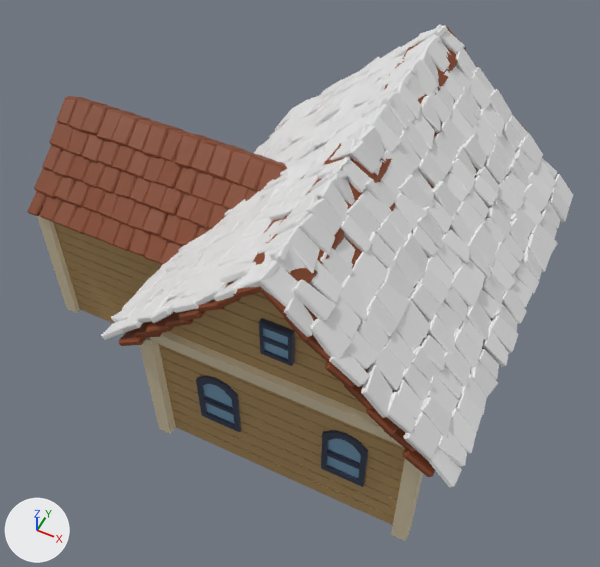
Two versions of the FBX model Assets/Models/Buildings/HouseA.fbx, one commit apart.
The view is the same before and after, from a 50 mm lens placed at (4.55, -6.09, 6.82), pointed at (1.65, -0.3, -0.42). Arrows for +X, +Y and +Z are at lower left; the lights stay in place. Where no turn or scale is listed for an object, it has been applied to the vertices.
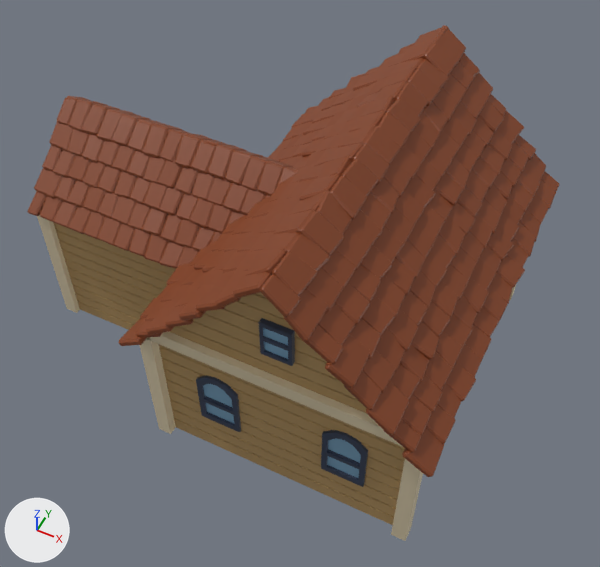
Commit message: B and C houses

Pixel boxes [x1, y1, x2, y2] of what changed, in the pictures (600 x 567 px):
```json
{"object": "Plane.001", "change": "deleted", "before": [102, 24, 573, 487]}
{"object": "Plane.002", "change": "unchanged, uncovered by the edit", "before": [119, 25, 524, 477], "after": [119, 25, 559, 477]}
```

Scene script edits in JSON lines:
```json
{"op": "remove", "block": "ob_plane_001", "code": ["ob_plane_001 = bpy.data.objects.new('Plane.001', me_plane_005)", "ob_plane_001.location = (2.23, 0.06, 0.0)"]}
```
